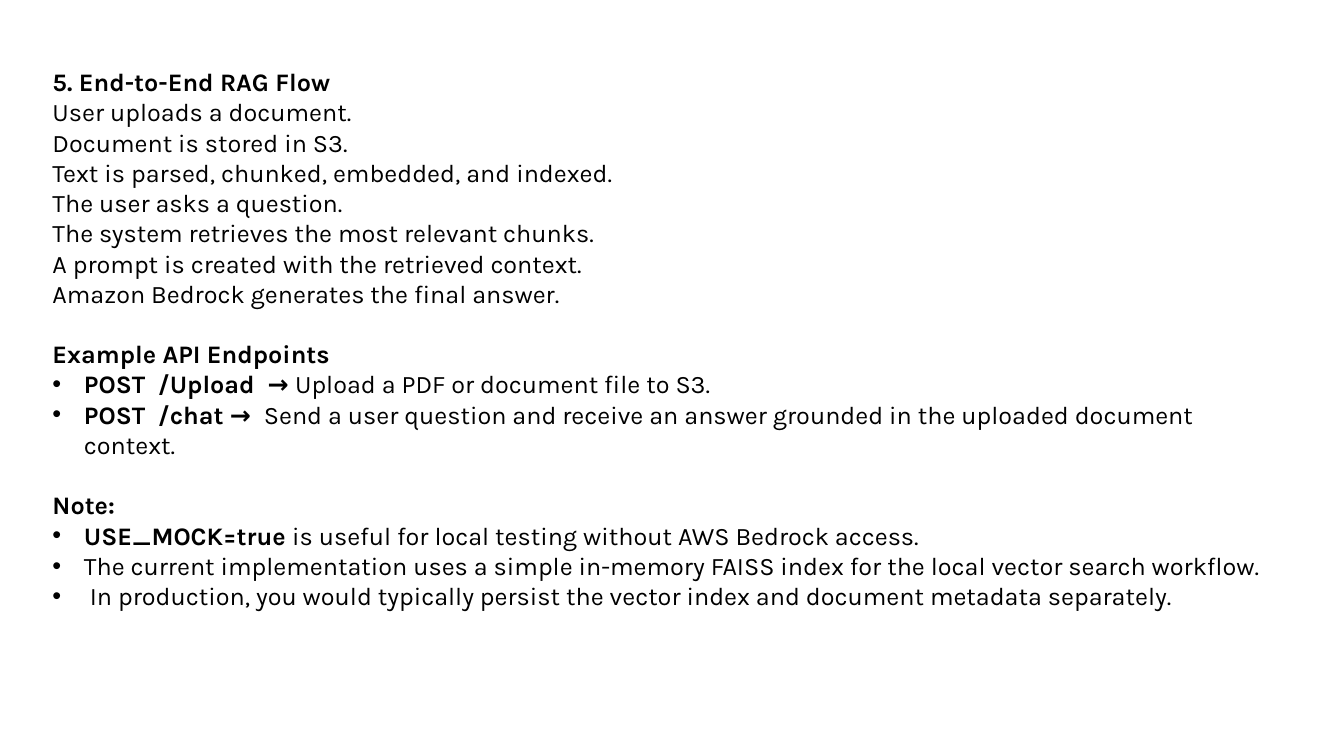
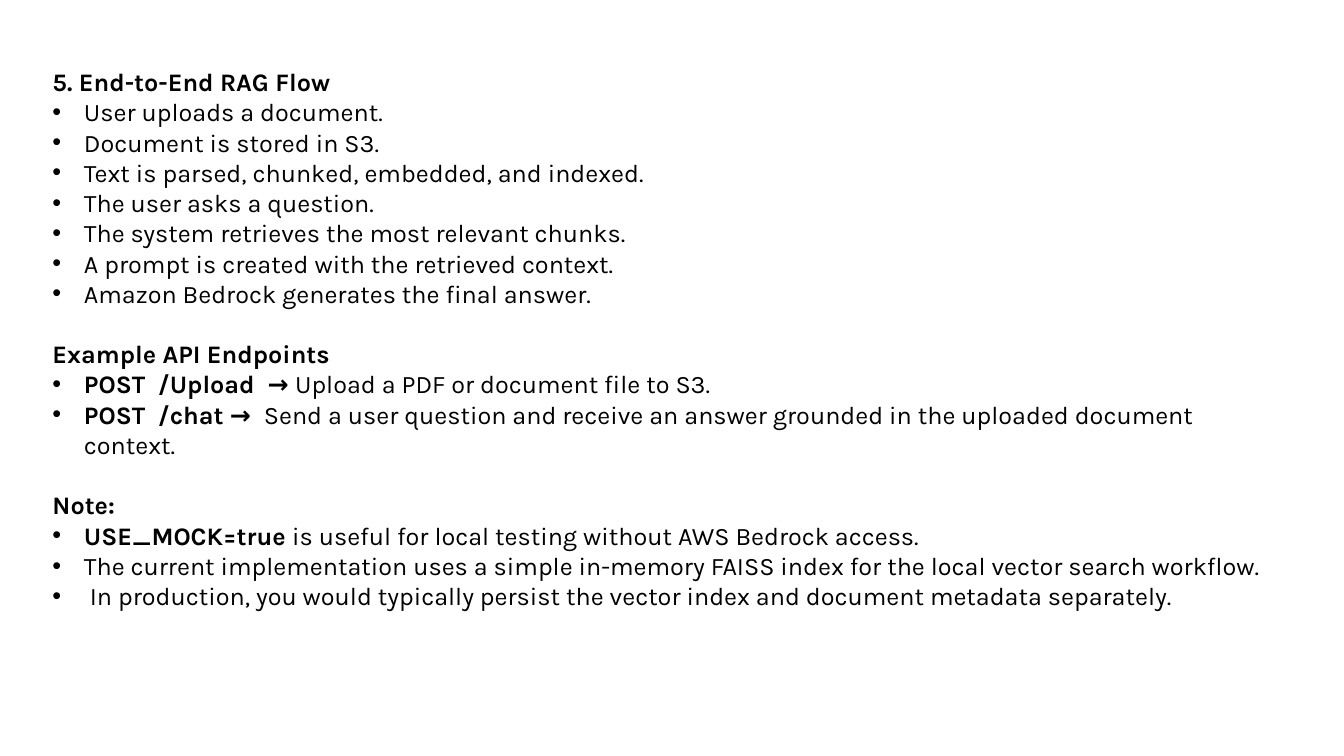
Before and after one commit to thej950/genai-chatbot, a slide deck: slide 5 of genai.pptx. Drawn at 1344x756 pixels with LibreOffice and Linux fonts; fonts in the diff are those of the drawing; background and template pictures are left out. Boxes give left, top, right and bottom in pixels: in the first picture for what was removed or moved away, otherwise in the second. Text is boxed around its words. In the diff, an @@ line names an element or a change of style, - is before the commit and + after.

Commit message:
PPT updated

```diff
--- a/genai.pptx
+++ b/genai.pptx
@@ text at [84, 103, 644, 309]: bullet none to • @@
```
